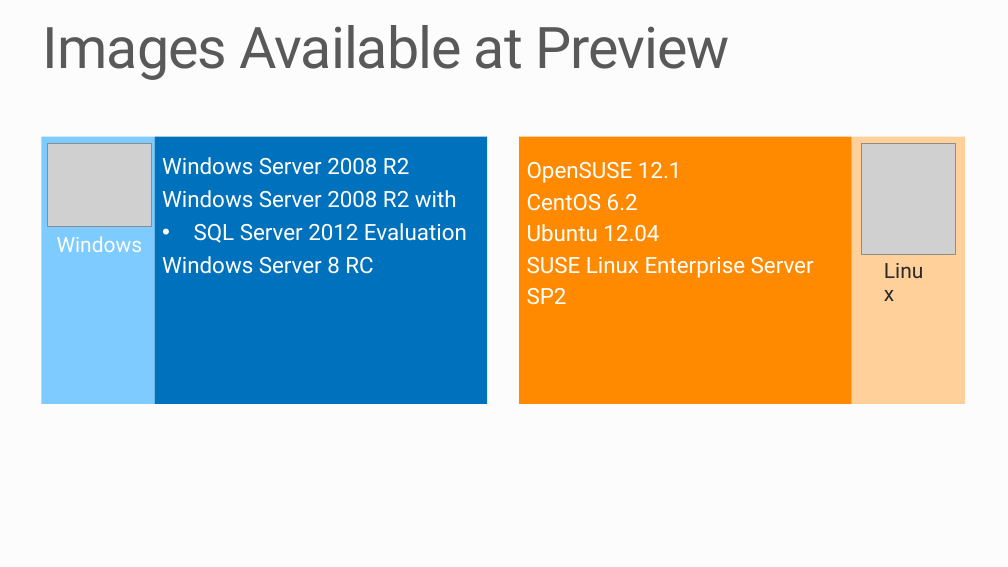
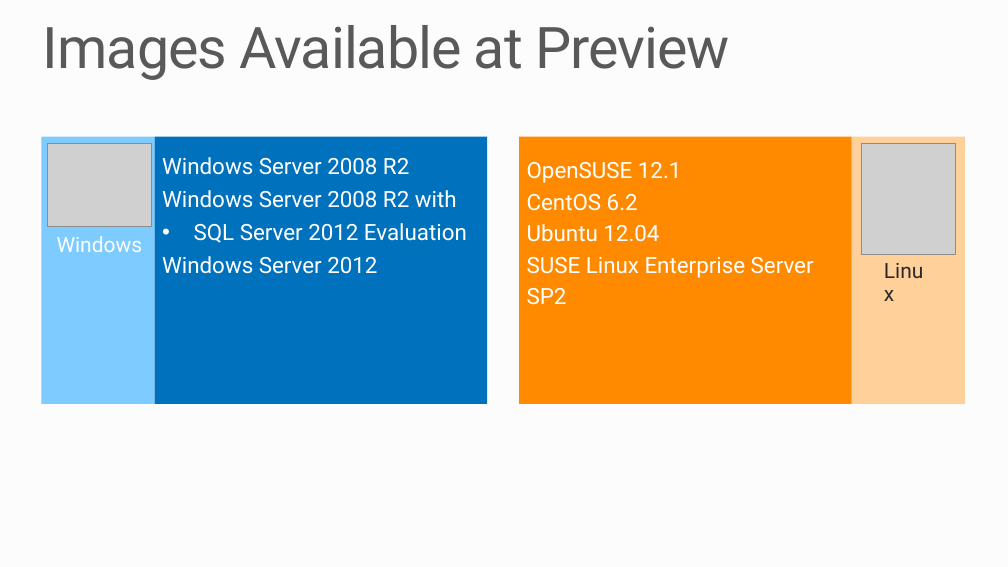
Before and after one commit to mwasham/PRESENTATION-VirtualMachinesOverview, a slide deck: slide 7 of VIrtualMachinesOverview.pptx. Drawn at 1008x567 pixels with LibreOffice and Linux fonts; fonts in the diff are those of the drawing; grey boxes stand for pictures; background and template pictures are left out. Boxes give left, top, right and bottom in pixels: in the first picture for what was removed or moved away, otherwise in the second. Text is boxed around its words. In the diff, an @@ line names an element or a change of style, - is before the commit and + after.

```diff
--- a/VIrtualMachinesOverview.pptx
+++ b/VIrtualMachinesOverview.pptx
@@ text in rectangle at bbox=[162, 256, 377, 274]: text changed @@
-Windows Server 8 RC
+Windows Server 2012
```
